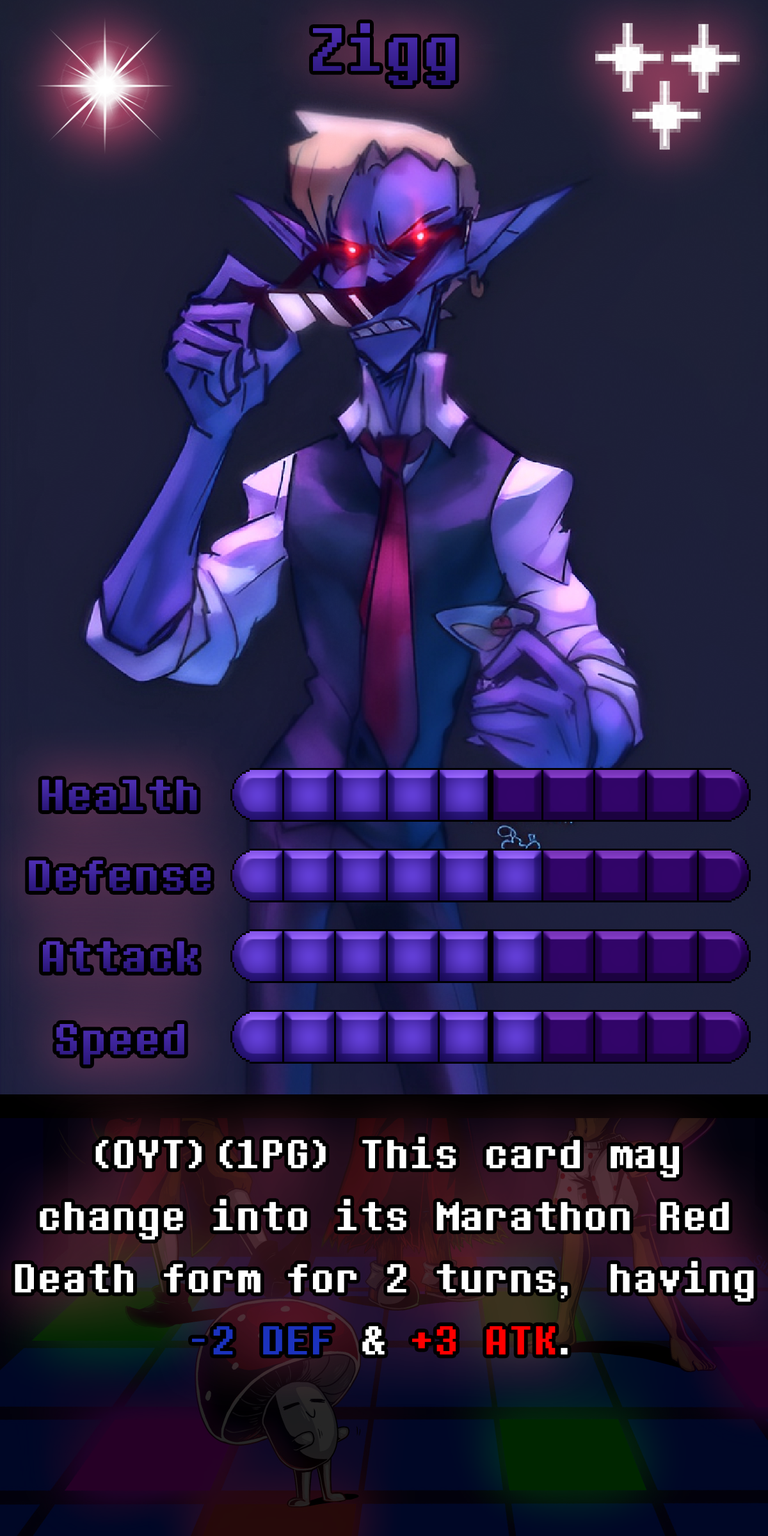
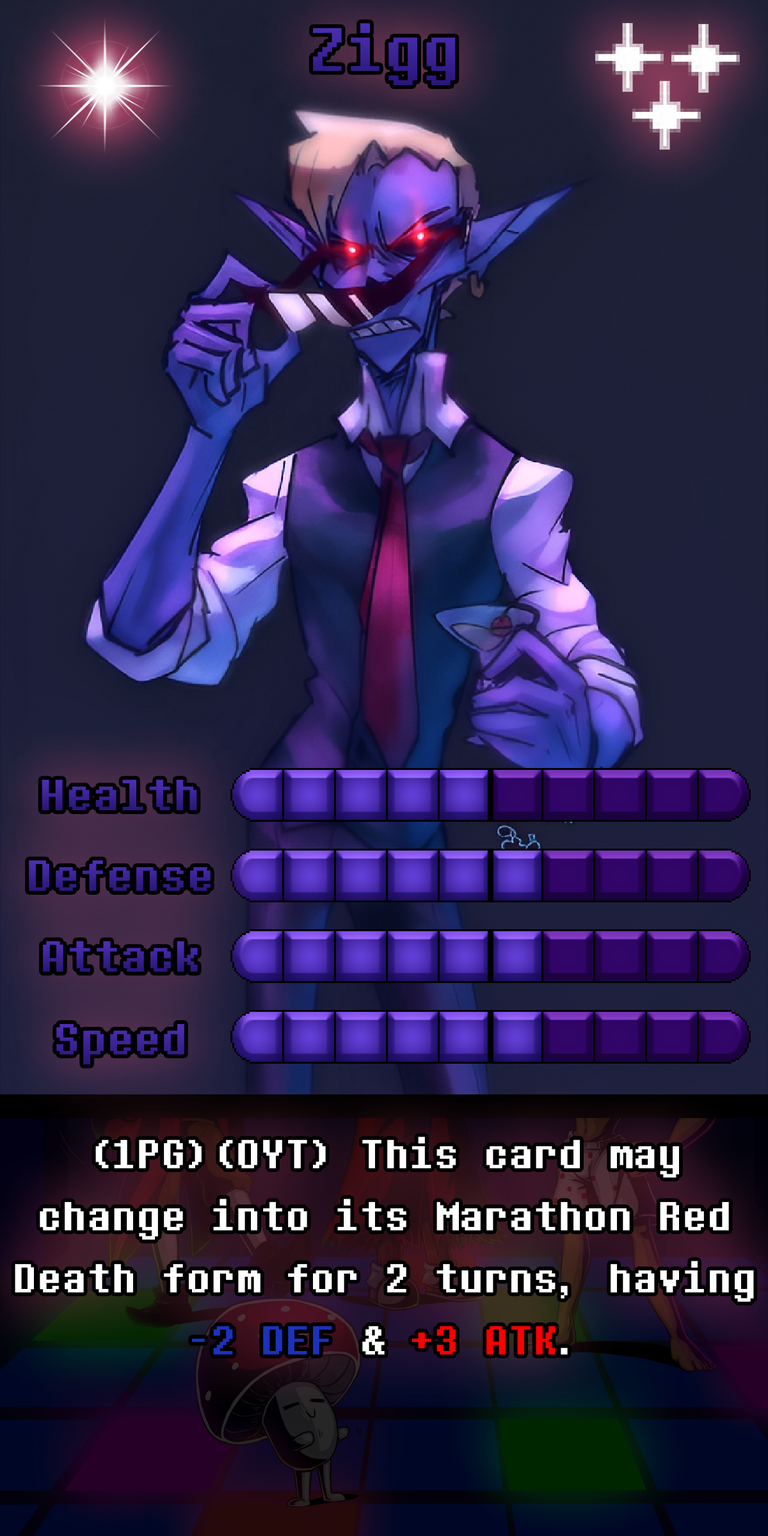
Before/after of a 768x1536 layered artwork. What changed in the layer stack:
painted on "Ability" over [113, 1139, 308, 1169]
